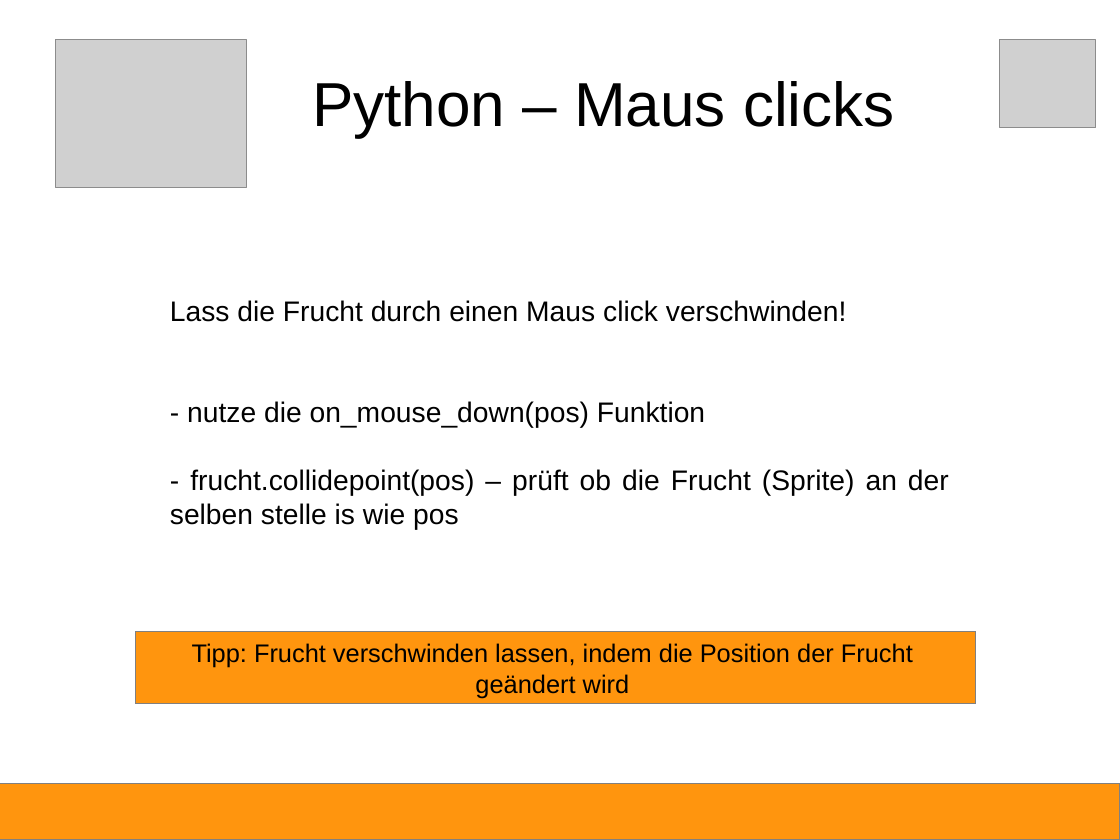
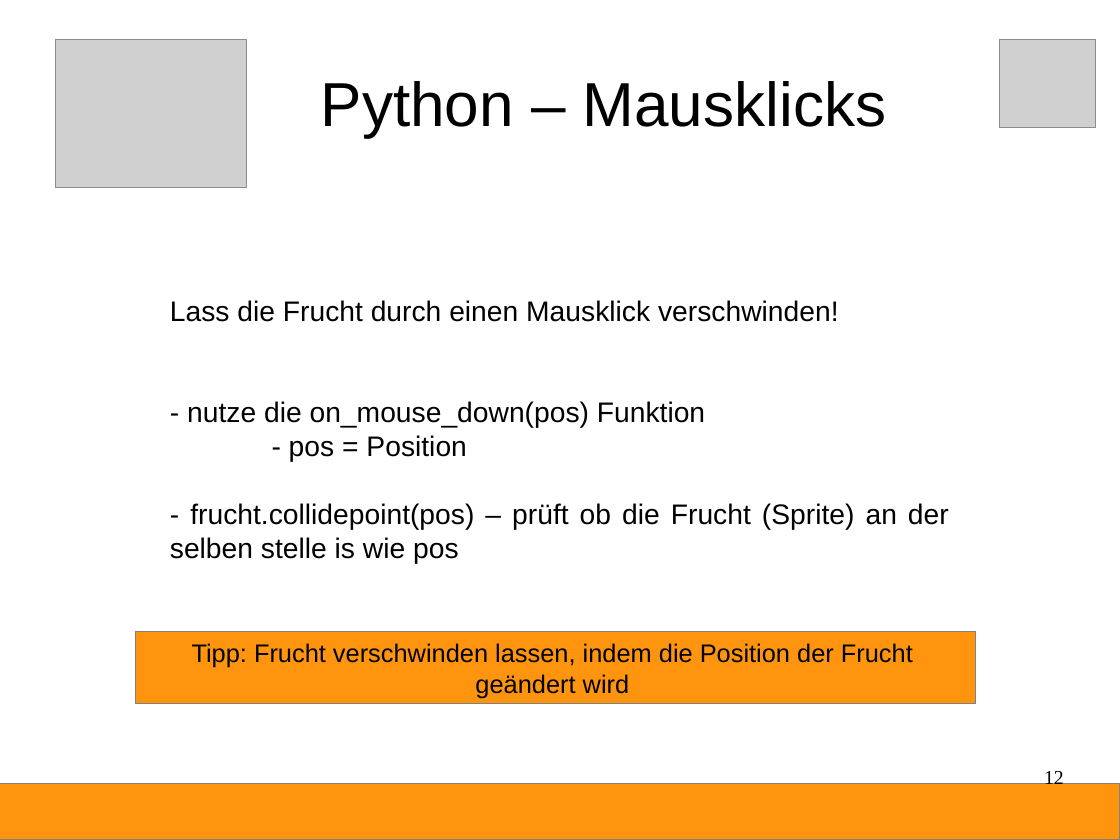
Before and after one commit to Devoxx4KidsDE/python-games, a slide deck: slide 12 of fruchthuhn/Python-Anleitung.odp. Drawn at 1120x840 pixels with LibreOffice and Linux fonts; fonts in the diff are those of the drawing; grey boxes stand for pictures. Boxes give left, top, right and bottom in pixels: in the first picture for what was removed or moved away, otherwise in the second. Text is boxed around its words. In the diff, an @@ line names an element or a change of style, - is before the commit and + after.

```diff
--- a/fruchthuhn/Python-Anleitung.odp
+++ b/fruchthuhn/Python-Anleitung.odp
@@ title at (321, 81, 886, 138): text changed @@
-Python – Maus clicks
+Python – Mausklicks
@@ text at (170, 300, 839, 322): text changed @@
-Lass die Frucht durch einen Maus click verschwinden!
+Lass die Frucht durch einen Mausklick verschwinden!
@@ text at (289, 435, 466, 462): paragraph added @@
+- pos = Position
@@ page number added at (1044, 771, 1064, 789), 14 pt, text #000000 @@
+12
```
Also in this commit, not shown: 34 other slides changed, 7 slides added, 1 slide removed, 1 other file.
